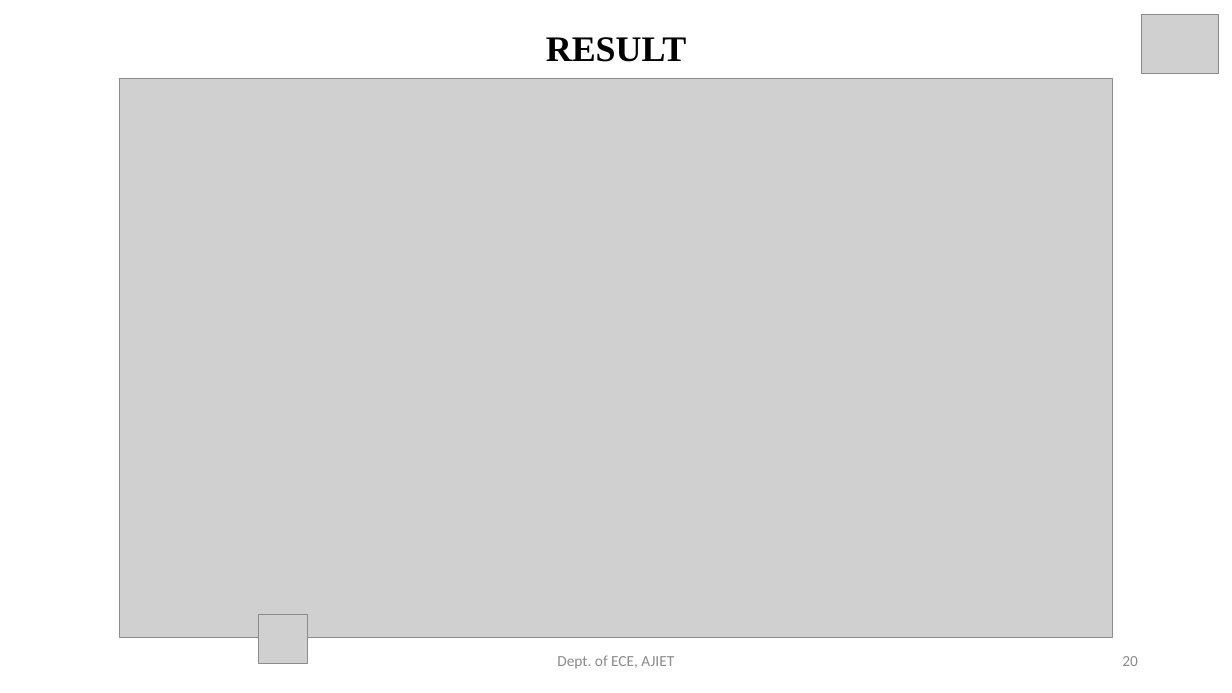
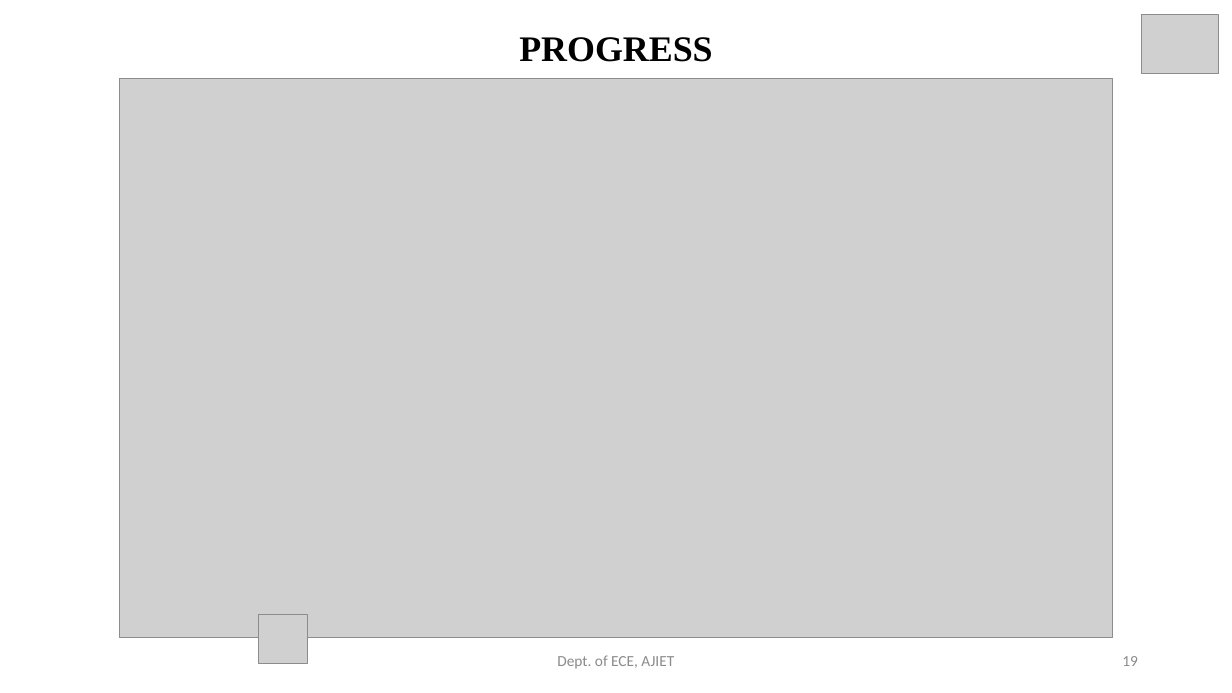
Before and after one commit to yashasshettyk/DEPT-OF-ECE-PROJECTS, a slide deck: slide 19 of AAB 7th SEM.pptx (slide 20 before the commit). Drawn at 1232x693 pixels with LibreOffice and Linux fonts; fonts in the diff are those of the drawing; grey boxes stand for pictures. Boxes give left, top, right and bottom in pixels: in the first picture for what was removed or moved away, otherwise in the second. Text is boxed around its words. In the diff, an @@ line names an element or a change of style, - is before the commit and + after.

```diff
--- a/AAB 7th SEM.pptx
+++ b/AAB 7th SEM.pptx
@@ text at (519,37,712,62): text changed @@
-RESULT
+PROGRESS
@@ page number at (1122,656,1138,666): text changed @@
-20
+19
```
Also in this commit, not shown: 8 other slides changed, 1 slide removed, 1 other file.
